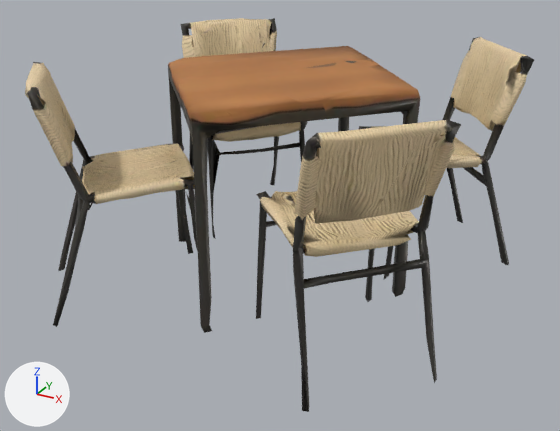
One commit to the glTF model projects/new-thumamah/assets/models/dining-set.glb: the scene before it, then after it.
The view is the same before and after, from a 50 mm camera at (0.841, -1.556, 0.652) aimed at (0.011, -0.047, -0.102). Lighting does not change. The marker at lower left points along +X, +Y and +Z. The older version comes first. Vertices at exactly the same position are counted once.

In view in the first picture: 'tripo_node_4e5e0ed5-7efd-4a0e-ad93-a70e4cceff74'.
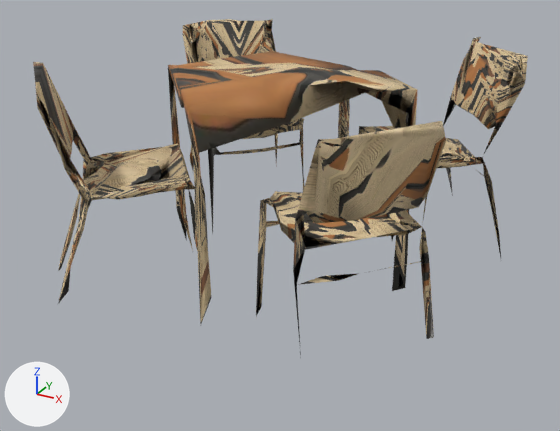
The edits, one by one:
me_tripo_mesh_4e5e0ed5_7efd_4a0e_ad93_a70e4cceff74 is used by ob_tripo_node_4e5e0ed5_7efd_4a0e_ad93_a70e4cceff74; location (0.0, 0.0, 0.0).
me_tripo_mesh_4e5e0ed5_7efd_4a0e_ad93_a70e4cceff74 had 1403 vertices, 2974 faces and spanned x -0.499..0.498, y -0.499..0.496, z -0.271..0.27.
me_tripo_mesh_4e5e0ed5_7efd_4a0e_ad93_a70e4cceff74 now has 515 vertices, 1104 faces and spans x -0.496..0.484, y -0.482..0.483, z -0.266..0.268.
me_tripo_mesh_4e5e0ed5_7efd_4a0e_ad93_a70e4cceff74 part 1: 888 vertices removed from x -0.499..0.498, y -0.499..0.496, z -0.271..0.27.
me_tripo_mesh_4e5e0ed5_7efd_4a0e_ad93_a70e4cceff74 part 2: 184 kept faces spanning x -0.496..0.479, y -0.479..0.482, z -0.266..0.268 get new texture (UV) coordinates.

What differs and where, as boxes (x1, y1, x2, y2) in the pictures (560 x 431 px):
'tripo_node_4e5e0ed5-7efd-4a0e-ad93-a70e4cceff74', reshaped (15% shorter)
    before: (25, 18, 534, 412)
    after: (33, 19, 528, 355)
part 1 of me_tripo_mesh_4e5e0ed5_7efd_4a0e_ad93_a70e4cceff74, deleted (beige)
    before: (25, 18, 534, 412)
part 2 of me_tripo_mesh_4e5e0ed5_7efd_4a0e_ad93_a70e4cceff74, surface changed
    both: (33, 20, 520, 339)
